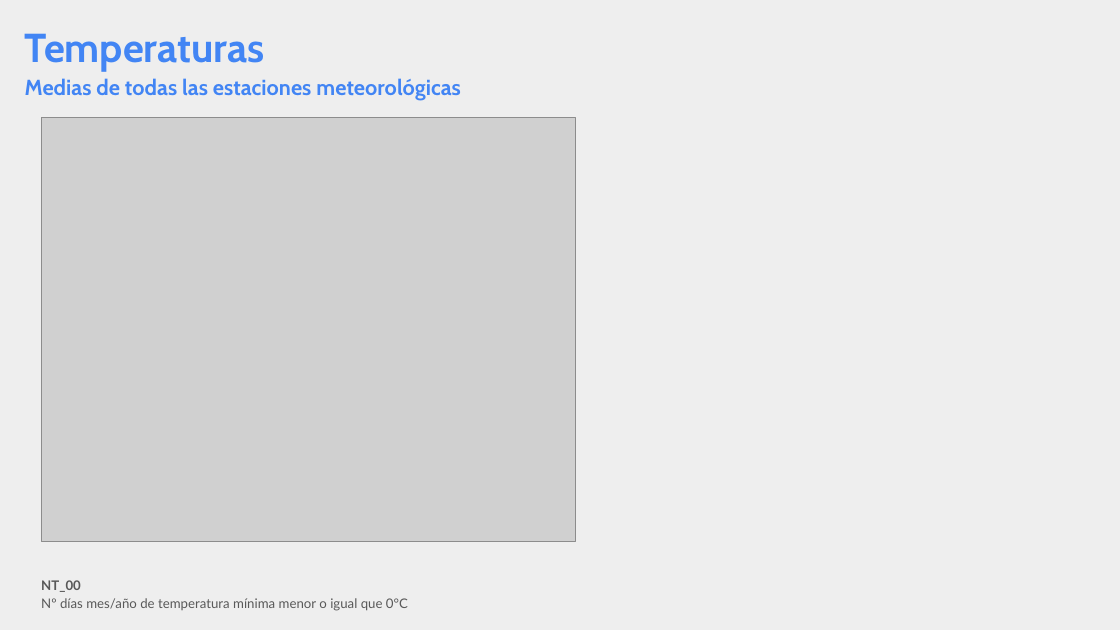
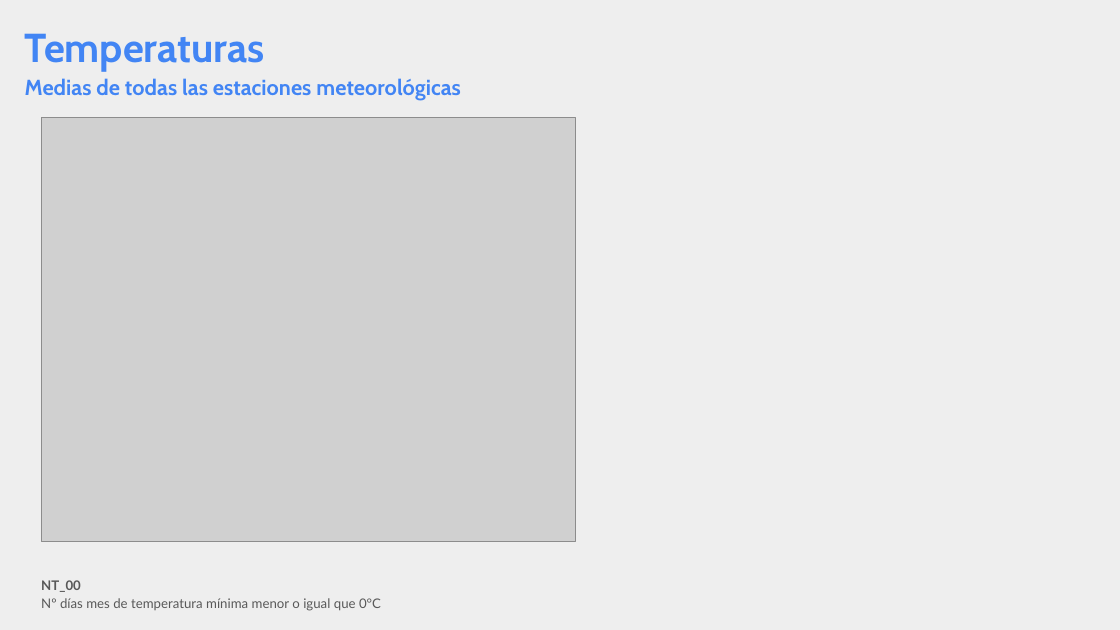
Before and after one commit to pasinatosilvia/Mi_primer_EDA, a slide deck: slide 20 of EDA_presentacion.pptx. Drawn at 1120x630 pixels with LibreOffice and Linux fonts; fonts in the diff are those of the drawing; grey boxes stand for pictures. Boxes give left, top, right and bottom in pixels: in the first picture for what was removed or moved away, otherwise in the second. Text is boxed around its words. In the diff, an @@ line names an element or a change of style, - is before the commit and + after.

```diff
--- a/EDA_presentacion.pptx
+++ b/EDA_presentacion.pptx
@@ title at (41,598,381,611): text changed @@
-Nº días mes/año de temperatura mínima menor o igual que 0°C
+Nº días mes de temperatura mínima menor o igual que 0°C
```
Also in this commit, not shown: 12 other slides changed, 2 other files.
